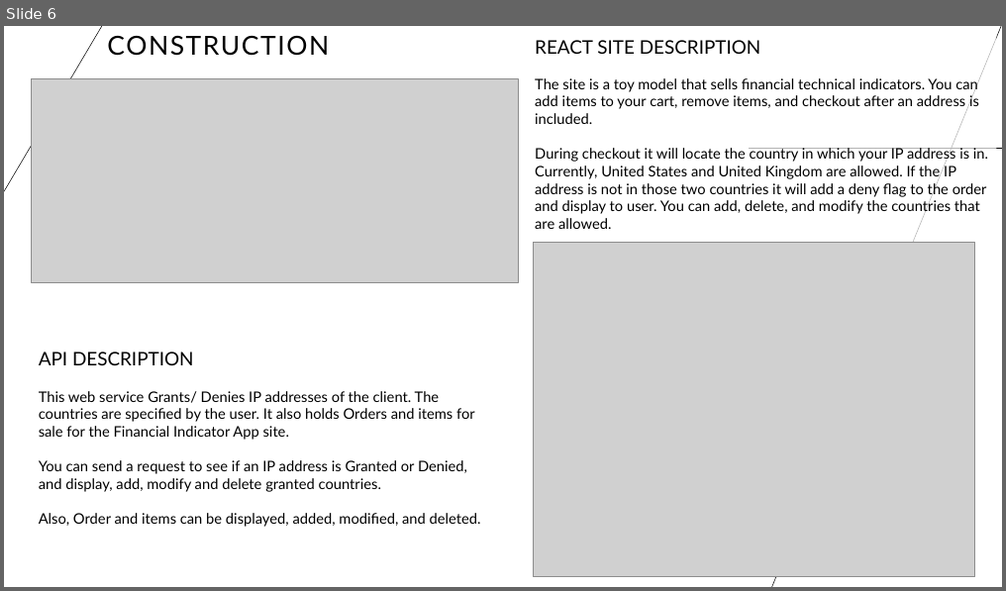
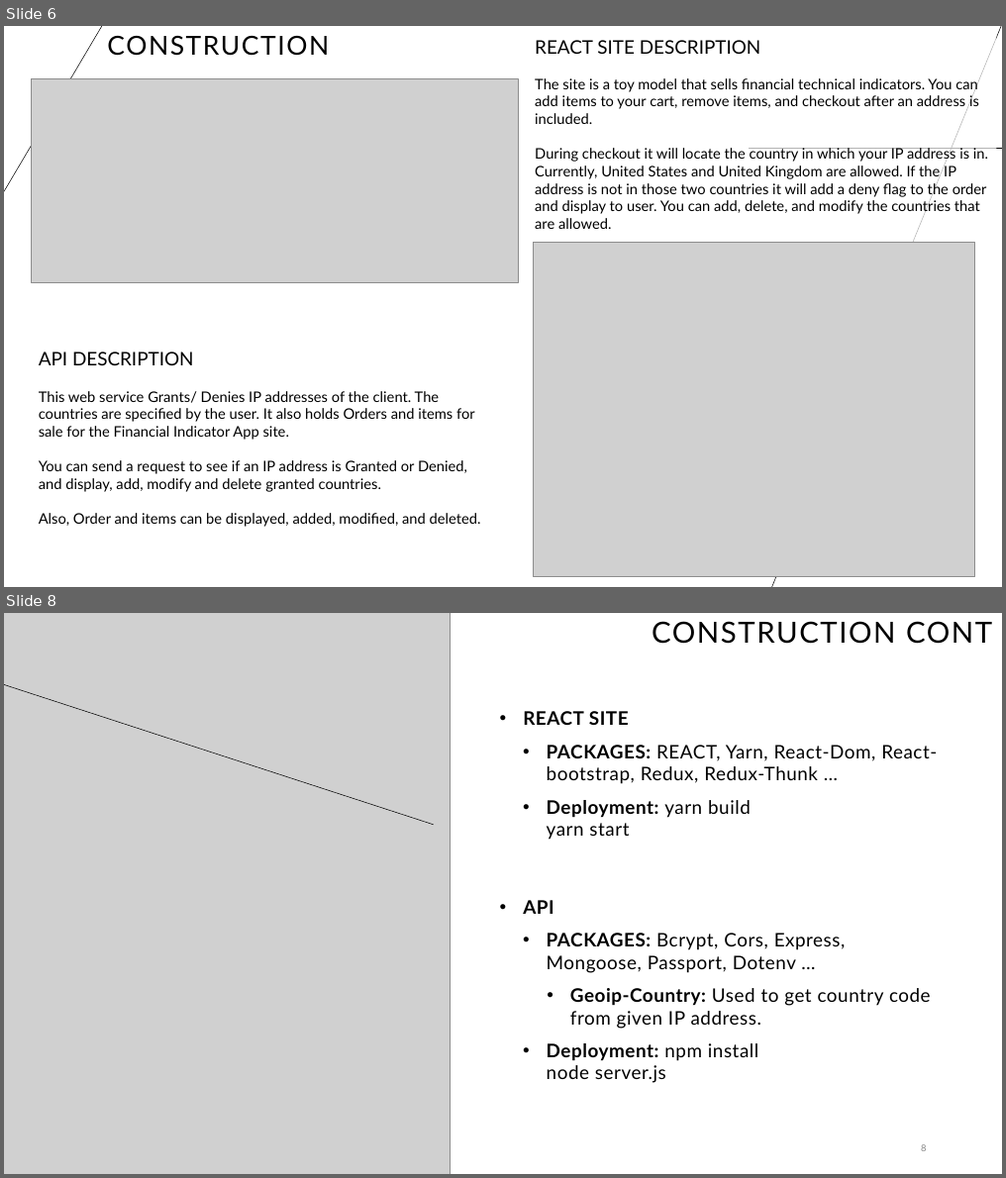
Before and after one commit to supracharger/WebAPI_FinalProject_REACT, a slide deck: Overview.pptx. Shown one above the other, each under a label of ours: slide 6 before the commit, slides 6 and 8 after it; the slides between them are not shown. The pictures are 1006x591 and 1006x1178 pixels, drawn with LibreOffice and Linux fonts; fonts in the diff are those of the drawing; grey boxes stand for pictures. Boxes give left, top, right and bottom in pixels: in the first picture for what was removed or moved away, otherwise in the second. Text is boxed around its words. In the diff, an @@ line names an element or a change of style, - is before the commit and + after.

```diff
--- a/Overview.pptx
+++ b/Overview.pptx
@@ slide 8 added at (4,613,1002,1174), background #FFFFFF @@
@@ picture added at (4,613,450,1174) @@
@@ line added from (400, 932) to (257, 613), #000000 0.5 pt @@
@@ title added at (651,621,992,644), 28 pt, text #000000 @@
+CONSTRUCTION CONT 3
@@ line added from (434, 825) to (4, 685), #000000 0.5 pt @@
@@ text added at (523,711,937,1083), 18 pt, text #000000 @@
+  • REACT SITE
+    • PACKAGES: REACT, Yarn, React-Dom, React-bootstrap, Redux, Redux-Thunk …
+    • Deployment: yarn build
+      yarn start
+  • API
+    • PACKAGES: Bcrypt, Cors, Express, Mongoose, Passport, Dotenv …
+      • Geoip-Country: Used to get country code from given IP address.
+    • Deployment: npm install
+      node server.js
@@ page number added at (921,1145,926,1152), 9 pt, text #8C8C8C @@
+8
```
Also in this commit, not shown: 5 other slides added, 13 slides removed, 4 other files.
